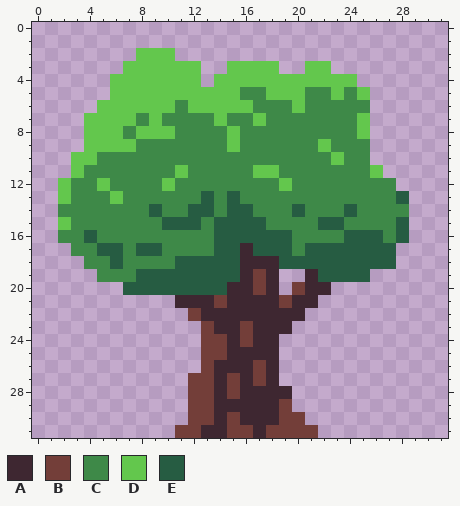
Edited in one commit: pixel-art file (Assets/_Assets/Overworld/Terrain/Sprites/Tree.aseprite). The picture above was drawn from the file before the commit.
32x32 pixels, 1 frame.
Visible layers, top first: "Layer 2", "Layer 1".
Palette (. is transparent): A #3e2731  B #733e39  C #3e8948  D #63c74d  E #265c42
Pixels before, first column x 2:
 2 ......DDD..................
 3 .....DDDDDD..DDDD..DD......
 4 ....DDDDDDD.DDDDDDDDDDD....
 5 ....DDDDDDDDDDCCDDDCCDCD...
 6 ...DDDDDDCDDDDDCCCDCCCCC...
 7 ..DDDDCDCCCCDCCDCCCCCCCD...
 8 ..DDDCDDDCCCCDCCCCCCCCCD...
 9 ..DDDDCCCCCCCDCCCCCCDCCC...
10 .DDCCCCCCCCCCCCCCCCCCDCC...
11 .DCCCCCCCDCCCCCDDCCCCCCCD..
12 DCCDCCCCDCCCCCCCCDCCCCCCCC.
13 DCCCDCCCCCCECECCCCCCCCCCCCE
14 CCCCCCCECCEECEECCCECCCECCCC
15 DCCCCCCCEEECEEEECCCCEECCCCE
16 CCECCCCCCCCCEEEEEECCCCEEECE
17 .CCEECEECCCCEEAEEECEEEEEEE.
18 ..CCECCCCEEEEEAAAEEEEEEEEE.
19 ...CCCEEEEEEEEABA..AEEEE...
20 .....EEEEEEEEAABA.BAA......
21 .........AAABAAAABAA.......
22 ..........BAAAAAAAA........
23 ...........BAABAAA.........
24 ...........BBABAA..........
25 ...........BBAAAA..........
26 ...........BAAABA..........
27 ..........BBABABA..........
28 ..........BBABAAAA.........
29 ..........BBAAAAAB.........
30 ..........BBABAAABB........
31 .........BBAABBABBBB.......
Once edited:
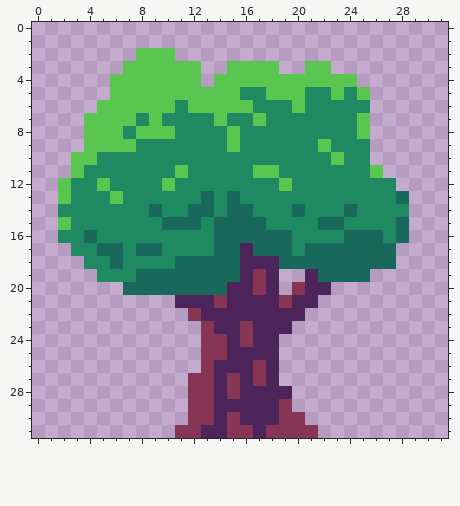
The exact change:
colour A: #3e2731 -> #4c245a
colour B: #733e39 -> #873555
colour C: #3e8948 -> #1f8962
colour D: #63c74d -> #5ac54f
colour E: #265c42 -> #18685b
